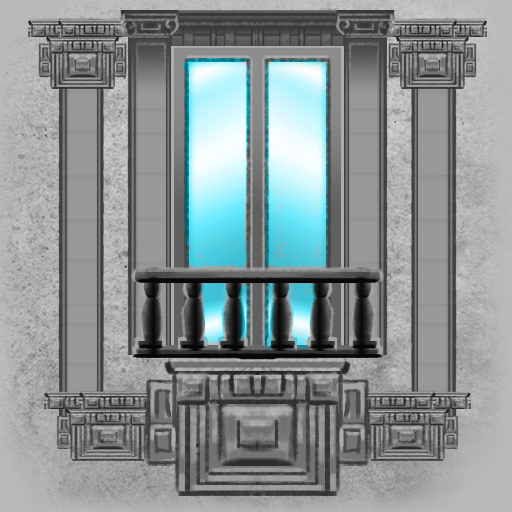
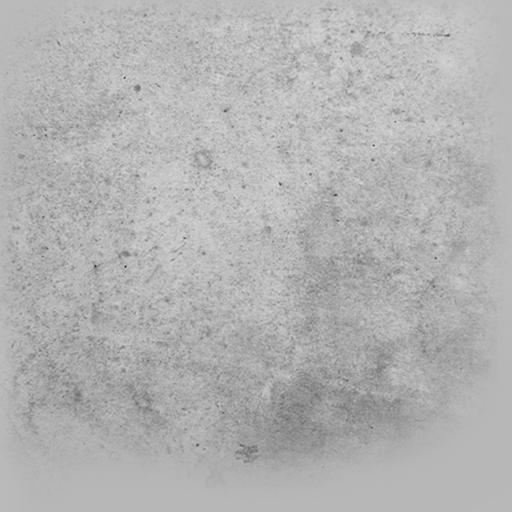
The second 512x512 image is a revision of the first. Changes to its layers:
renamed "Livello 2" to "Livello 4 copia 3", hid it, blend color → normal, painted on it over [28, 10, 487, 496]
removed layer "Livello 2 copia 2" over [28, 10, 487, 496]
painted on "pergamerna-texture" over [30, 291, 512, 512]
